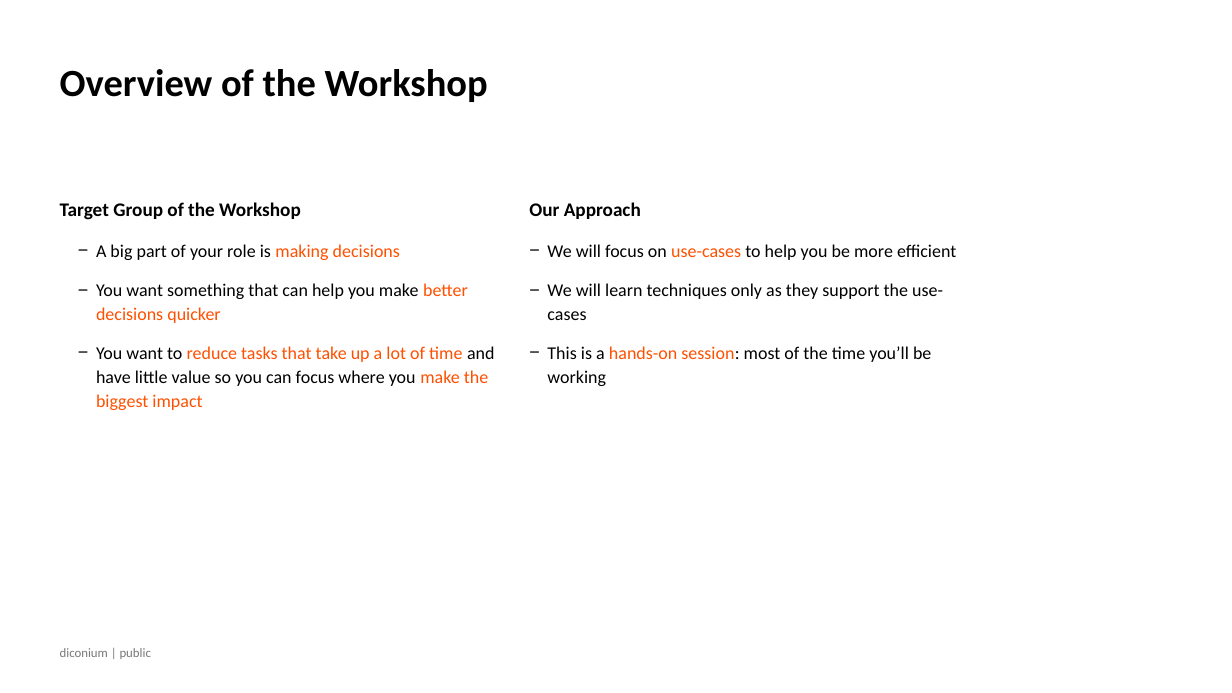
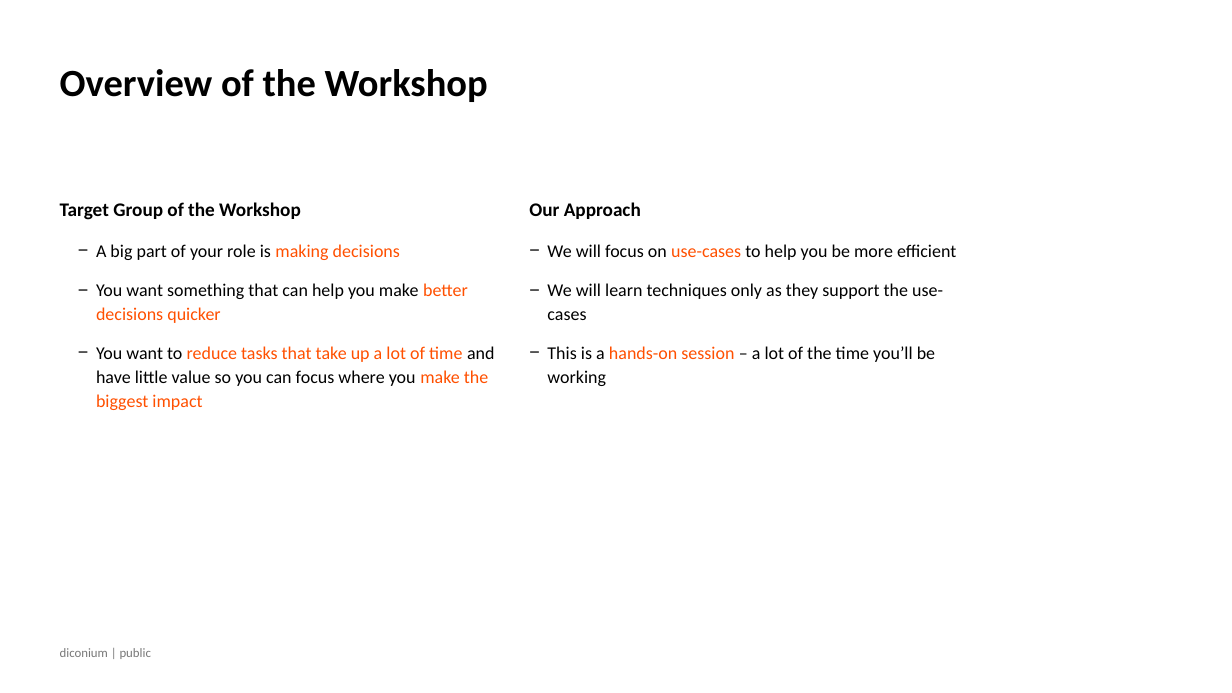
Before and after one commit to NeilSinclair/prompt_workshop, a slide deck: slide 5 of slides/AI Teach In STIHL v1.2.pptx. Drawn at 1232x693 pixels with LibreOffice and Linux fonts; fonts in the diff are those of the drawing; background and template pictures are left out. Boxes give left, top, right and bottom in pixels: in the first picture for what was removed or moved away, otherwise in the second. Text is boxed around its words. In the diff, an @@ line names an element or a change of style, - is before the commit and + after.

```diff
--- a/slides/AI Teach In STIHL v1.2.pptx
+++ b/slides/AI Teach In STIHL v1.2.pptx
@@ text at (x1=547, y1=346, x2=935, y2=386): text changed @@
-− This is a hands-on session: most of the time you’ll be working
+− This is a hands-on session – a lot of the time you’ll be working
```
Also in this commit, not shown: 5 other slides changed, 1 other file.
